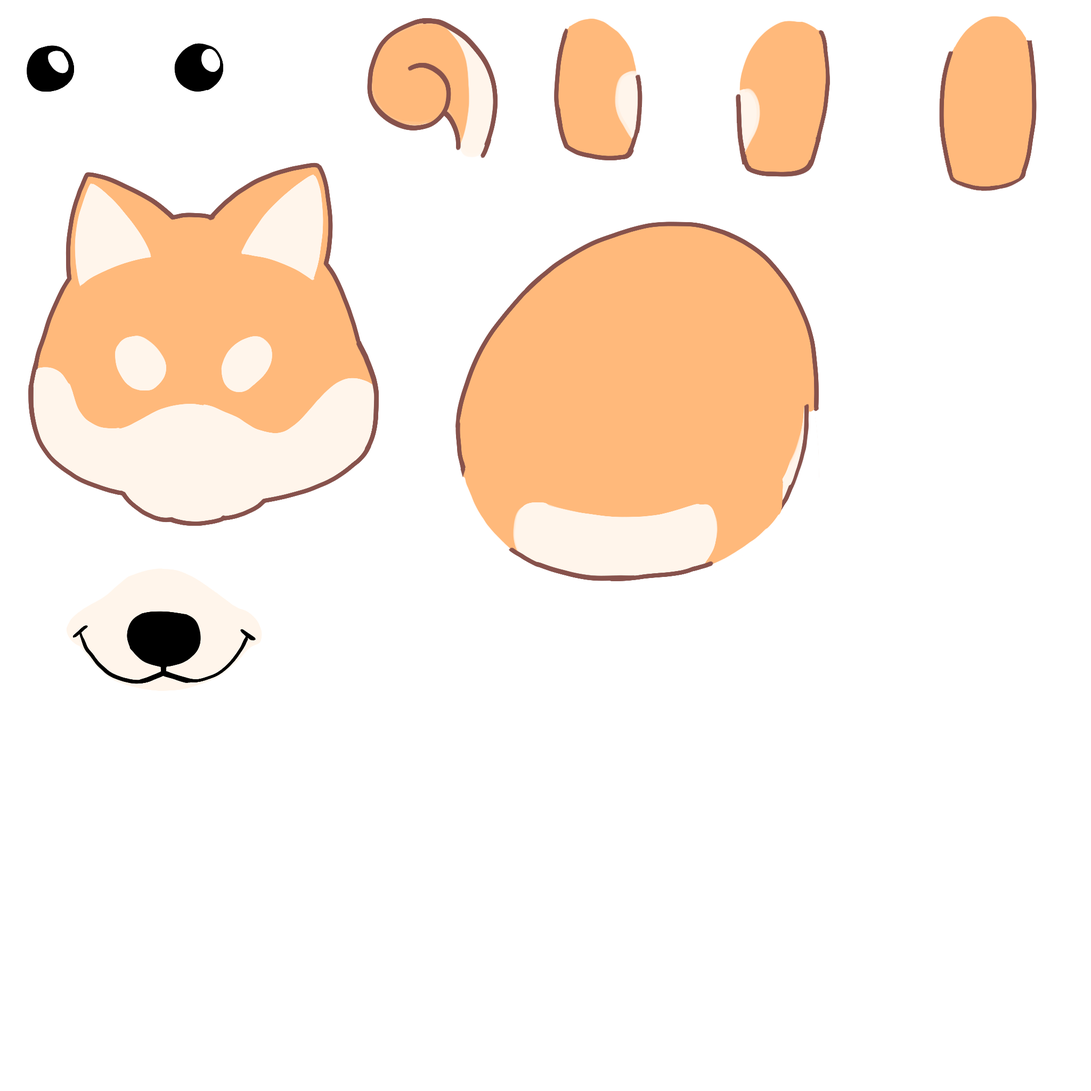
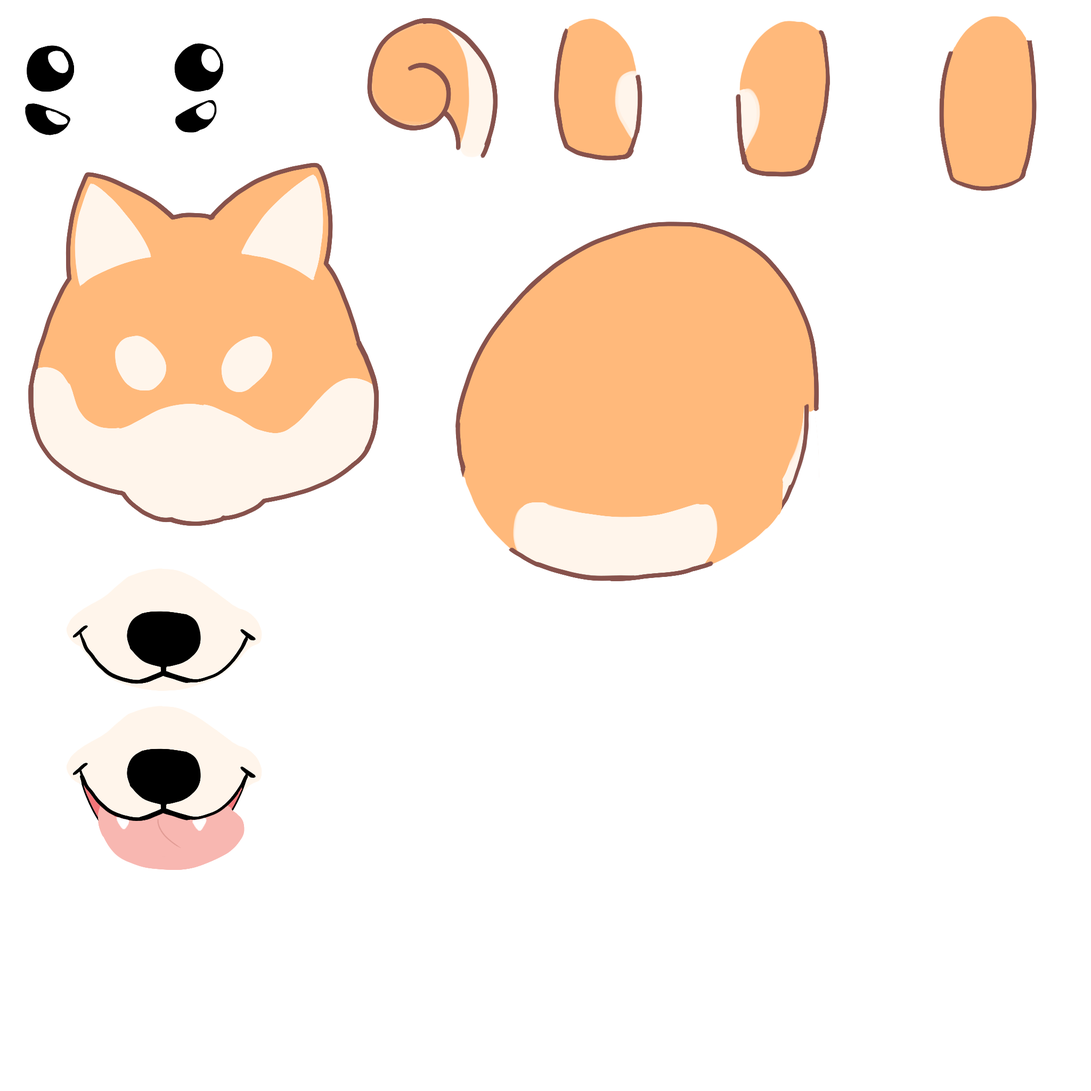
Layered file, before and after one edit (1091×1091). Changes by layer:
added layer "Layer 28" in group "smell down" over bbox(25, 100, 217, 136)
added layer "mouth copy 2" in group "smell down" over bbox(66, 706, 263, 871)
